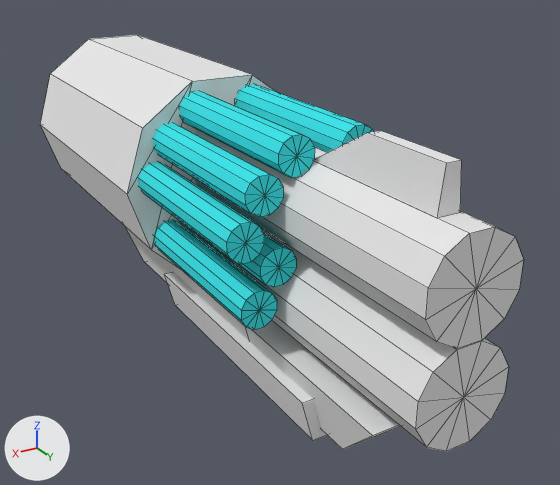
The Blender file My Projects/main/game/content/xa/notc/core/shapes/sg1/image/p1/shape.fp.blend, before and after one commit.
One viewpoint serves both versions: a 50 mm lens placed at (0.134, 0.538, 0.197), pointed at (-0.026, 0.272, 0.064). The axes (+X, +Y, +Z) are drawn at lower left. The lights are the same throughout. Mesh edges are drawn as thin lines.

The scene before the commit, as lines of its bpy script (objects in view):
```python
ob_lod100_c_lod100 = bpy.data.objects.new('LOD100_C_LOD100', me_cylinder_011)
ob_lod100_c_lod100.parent = ob_shape
ob_lod100_c_lod100.location = (-0.00886, 0.253, 0.0917)
ob_lod100_c_lod100.rotation_euler = (1.571, -1.1, -3.142)  # degrees (90, -63, -180)
ob_lod100_c_lod100.scale = (0.0443, 0.0443, -0.0607)
ob_lod100_d_lod100 = bpy.data.objects.new('LOD100_D_LOD100', me_cylinder_025)
ob_lod100_d_lod100.parent = ob_shape
ob_lod100_d_lod100.location = (-0.00886, 0.242, 0.103)
ob_lod100_d_lod100.rotation_euler = (1.571, -1.1, -3.142)  # degrees (90, -63, -180)
ob_lod100_d_lod100.scale = (0.0443, 0.0443, -0.0752)
ob_lod100_e_lod100 = bpy.data.objects.new('LOD100_E_LOD100', me_cylinder_031)
ob_lod100_e_lod100.parent = ob_shape
ob_lod100_e_lod100.location = (-0.00878, 0.291, 0.0316)
ob_lod100_e_lod100.rotation_euler = (1.571, -1.309, 3.142)  # degrees (90, -75, 180)
ob_lod100_e_lod100.scale = (-0.0377, -0.0377, -0.049)
ob_lod100_f_lod100 = bpy.data.objects.new('LOD100_F_LOD100', me_cylinder_000)
ob_lod100_f_lod100.parent = ob_shape
ob_lod100_f_lod100.location = (-0.00886, 0.364, 0.11)
ob_lod100_f_lod100.rotation_euler = (-1.571, 0.0, 0.0)  # degrees (-90, 0, 0)
ob_lod100_f_lod100.scale = (-0.0244, -0.0244, -0.0244)
ob_lod100_g_lod100 = bpy.data.objects.new('LOD100_G_LOD100', me_cylinder_005)
ob_lod100_g_lod100.parent = ob_shape
ob_lod100_g_lod100.location = (-0.0089, 0.352, 0.123)
ob_lod100_g_lod100.rotation_euler = (1.571, -1.309, 3.142)  # degrees (90, -75, 180)
ob_lod100_g_lod100.scale = (-0.0165, -0.0165, -0.0165)
# me_cylinder_025
# before: 0 (-0.88, -0.93, -1.91), 1 (-1.38, -1.05, -1.62), 2 (-1.27, -0.16, -1.91) at pixel (372, 435), 3 (-1.66, -0.5, -1.62) at pixel (342, 449), 6 (-1.66, -0.5, -0.83)
# before: 7 (-1.38, -1.05, -0.83), 8 (-0.88, -0.93, -0.83), 9 (-1.27, -0.16, -0.83)
# also in view: 'LOD100_BARRELS_LOD100' at (-0.009, 0.292, 0.096)
```
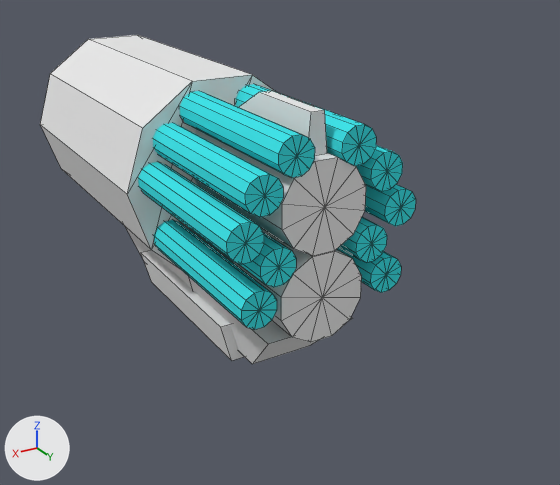
Commit message: Work on p1 SG1 image shapes.

Where the change shows, as pixel boxes (x1, y1, x2, y2) in the pictures (560 x 485 px):
'LOD100_F_LOD100', mesh rescaled (47% narrower, 34% shorter)
    before: (190, 129, 523, 451)
    after: (190, 129, 366, 342)
'LOD100_G_LOD100', moved
    before: (315, 130, 462, 217)
    after: (239, 91, 327, 155)
'LOD100_D_LOD100', reshaped
    before: (125, 226, 400, 449)
    after: (125, 226, 352, 364)
'LOD100_E_LOD100', mesh rescaled, moved
    before: (164, 273, 327, 440)
    after: (141, 251, 244, 360)

Diff of the bpy script that builds the scene:
```diff
--- a/My Projects/main/game/content/xa/notc/core/shapes/sg1/image/p1/shape.fp.blend.py
+++ b/My Projects/main/game/content/xa/notc/core/shapes/sg1/image/p1/shape.fp.blend.py
@@ me_cylinder_000 @@
 me_cylinder_000.from_pydata(...)  # 52 vertices, 72 faces; spans x -0.72..0.71, y -2.47..0.39, z -1.59..4.61
 # used by ob_lod100_f_lod100; parent = ob_shape; location = (-0.00886, 0.364, 0.11); rotation_euler = (-1.571, 0.0, 0.0), in degrees (-90, 0, 0); scale = (-0.0244, -0.0244, -0.0244)
+# me_cylinder_000 part 1: the whole mesh is scaled about its middle by (1, 1, 0.515), then moved by (0.0, 0.0, 1.5)
 me_cylinder_000.materials.append(mat_xa_notc_core_shapes_sg1_image_p1_mat1)
@@ me_cylinder_025 @@
 me_cylinder_025.from_pydata(...)  # 12 vertices, 9 faces; spans x -1.66..-0.88, y -1.05..-0.16, z -1.91..1.06
 # used by ob_lod100_d_lod100; parent = ob_shape; location = (-0.00886, 0.242, 0.103); rotation_euler = (1.571, -1.1, -3.142), in degrees (90, -63, -180); scale = (0.0443, 0.0443, -0.0752)
+# me_cylinder_025 part 2
+for i in [*range(6, 10)]: me_cylinder_025.vertices[i].co += Vector((0.0, 0.0, 0.69))
+for i in [*range(0, 4)]: me_cylinder_025.vertices[i].co += Vector((0.0, 0.0, 0.84))
 me_cylinder_025.materials.append(mat_xa_notc_core_shapes_sg1_image_p1_mat1)
@@ me_cylinder_031 @@
 me_cylinder_031.from_pydata(...)  # 8 vertices, 6 faces; spans x -0.39..0.31, y -0.62..0.49, z -1.22..1.22
 # used by ob_lod100_e_lod100; parent = ob_shape; location = (-0.00878, 0.291, 0.0316); rotation_euler = (1.571, -1.309, 3.142), in degrees (90, -75, 180); scale = (-0.0377, -0.0377, -0.049)
+# me_cylinder_031 part 3: the whole mesh is scaled about its middle by (1, 1, 0.726), then moved by (0.0, 0.0, 0.33)
 me_cylinder_031.materials.append(mat_xa_notc_core_shapes_sg1_image_p1_mat1)
@@ ob_lod100_g_lod100 @@
 ob_lod100_g_lod100.matrix_parent_inverse = Matrix(((15.96, 0.0, 0.0, 0.0), (0.0, 22.22, 0.0, 0.0), (0.0, 0.0, 15.96, 0.0), (0.0, 0.0, 0.0, 1.0)))
-ob_lod100_g_lod100.location = (-0.0089, 0.352, 0.123)
+ob_lod100_g_lod100.location = (-0.0089, 0.286, 0.123)
 ob_lod100_g_lod100.rotation_euler = (1.571, -1.309, 3.142)  # degrees (90, -75, 180)
@@ ob_lod100_e_lod100 @@
 ob_lod100_e_lod100.matrix_parent_inverse = Matrix(((15.96, 0.0, 0.0, 0.0), (0.0, 22.22, 0.0, 0.0), (0.0, 0.0, 15.96, 0.0), (0.0, 0.0, 0.0, 1.0)))
-ob_lod100_e_lod100.location = (-0.00878, 0.291, 0.0316)
+ob_lod100_e_lod100.location = (-0.00878, 0.262, 0.0316)
 ob_lod100_e_lod100.rotation_euler = (1.571, -1.309, 3.142)  # degrees (90, -75, 180)
```
